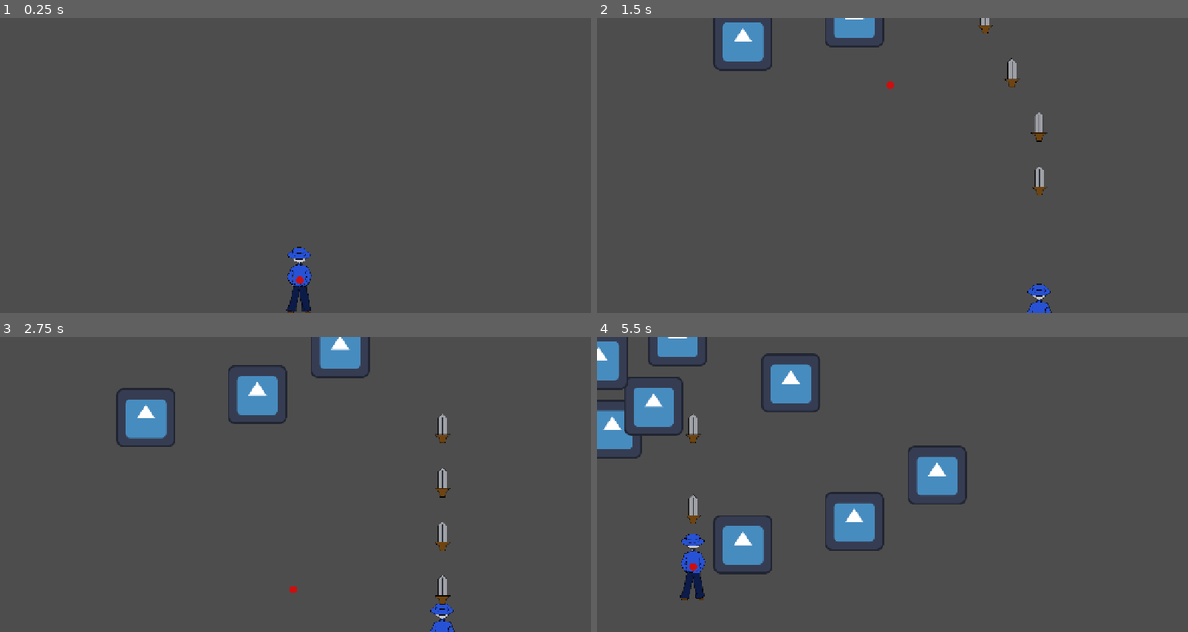
Above: before the commit, frames 1-4 (two rows, left to right).
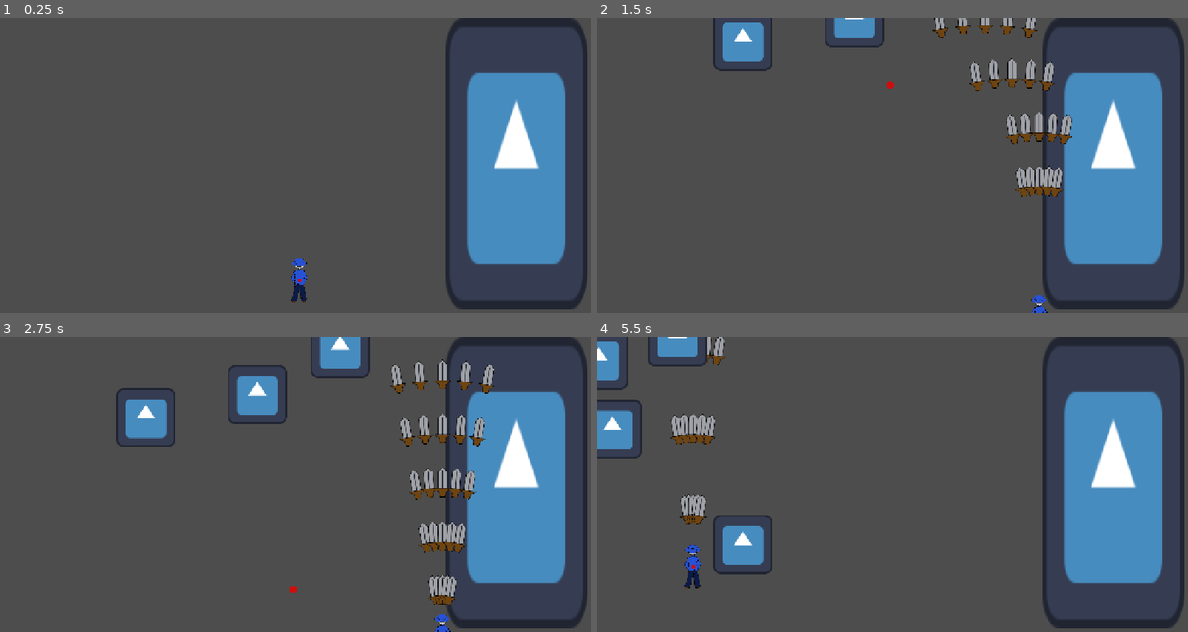
Above: after the commit, the same moments.

Repository: godzillafan69420/stupid-project-remastered
Game: Godot game, scene res://levels/stage_1_act_1.tscn
Same seed, same stepped clock (60 frames per second), same inputs: the game is played once before the commit and once after it. The engine's default icon, where the game draws it, is replaced by a stand-in: a white triangle on a blue panel in a dark square.
Inputs (mouse positions are in pixels of both pictures, inside the frame that each line leads up to):
- Up to frame 1 (0.25 s): no input
- Up to frame 2 (1.5 s): tap Enter at 0.5 s; move the mouse to (1022, 150) at 0.52 s; hold Right (right) 0.53-1.28 s; hold Z (shoot) 0.53-1.28 s; click (1022, 150) at 0.67 s; move the mouse to (774, 180) at 1.27 s; hold Down (down) from 1.28 s (still down); tap X (bomb) at 1.35 s
- Up to frame 3 (2.75 s): tap Z (shoot) at 1.55 s; move the mouse to (354, 419) at 2.02 s; release Down (down) at 2.03 s; hold Right (right) from 2.03 s (still down); hold Z (shoot) from 2.03 s (still down)
- Up to frame 4 (5.5 s): move the mouse to (862, 543) at 2.77 s; release Right (right) at 2.78 s; release Z (shoot) at 2.78 s; hold Up (up) 2.78-3.53 s; tap Alt at 2.85 s; click (862, 543) at 2.92 s; tap Z (shoot) at 3.05, 4.55 s; move the mouse to (1069, 528) at 3.52 s; hold Z (shoot) 3.53-4.28 s; hold Left (left) 3.53-5.03 s; move the mouse to (715, 440) at 4.27 s; tap X (bomb) at 4.35 s; move the mouse to (922, 484) at 5.02 s; hold Down (down) from 5.03 s (still down); hold Z (shoot) from 5.03 s (still down); click (922, 484) at 5.17 s

The runs differ from the first frame. In frame 1, 14% of the frame differs, in the area x 48-100%, y 0-100%; in frame 2, 16%; in frame 3, 16%; in frame 4, 20%, in the area x 4-100%, y 0-99%.

Commit message:
saving for now

Diff:
--- a/custom_resources/pattern_resource.gd
+++ b/custom_resources/pattern_resource.gd
@@ -1,15 +1,55 @@
+# --- BulletPattern.gd ---
+class_name BulletPattern
 extends Resource
-class_name patterns
 
-@export var name: String = "defalt"
-@export var max_time: float = 60
-@export var how_much_per_patterns_per: int = 10
+enum PatternType { RING, SPIRAL, PINWHEEL, STRAIGHT}
 
-@export var damage_required: float = 1000
+@export var name: String = "Default Pattern"
+@export var type: PatternType = PatternType.RING
+@export var bullet_scene: PackedScene
+
+@export_group("Movement Settings")
+@export var bullet_speed: float = 200.0
+@export var bullet_curve: float = 0.0
+
+@export_group("Pattern Controls")
+@export var count: int = 12
+@export var spin_rate: float = 0.05
 
 
-func _init(spell_name, time, interval, damage) -> void:
-	name = spell_name
-	max_time = time
-	how_much_per_patterns_per = interval
-	damage_required = damage
+var current_angle: float = 0.0
+
+
+func calculate_bullet_vectors(origin: Vector2, player_pos: Vector2 = Vector2.ZERO, is_aimed: bool = false) -> Array[Dictionary]:
+	var bullet_data: Array[Dictionary] = []
+
+	var base_angle = 0.0
+	if is_aimed and player_pos != Vector2.ZERO:
+		base_angle = origin.angle_to_point(player_pos)
+
+	match type:
+		PatternType.RING:
+			var angle_step = (2 * PI) / max(1, count)
+			for i in range(count):
+				var angle = base_angle + (i * angle_step)
+				var dir = Vector2(cos(angle), sin(angle))
+				bullet_data.append({"direction": dir, "speed": bullet_speed, "curve": bullet_curve})
+
+		PatternType.SPIRAL:
+			current_angle += spin_rate
+			var angle = base_angle + current_angle
+			var dir = Vector2(cos(angle), sin(angle))
+			bullet_data.append({"direction": dir, "speed": bullet_speed, "curve": bullet_curve})
+
+		PatternType.PINWHEEL:
+			current_angle += spin_rate
+			var angle_step = (2 * PI) / max(1, count)
+			for i in range(count):
+				var angle = base_angle + (i * angle_step) + current_angle
+				var dir = Vector2(cos(angle), sin(angle))
+				bullet_data.append({"direction": dir, "speed": bullet_speed, "curve": bullet_curve})
+		PatternType.STRAIGHT:
+			var angle = base_angle + PI/2
+			var dir = Vector2(cos(angle), sin(angle))
+			bullet_data.append({"direction": dir, "speed": bullet_speed, "curve": bullet_curve})
+	return bullet_data
--- a/custom_resources/player_resource.gd
+++ b/custom_resources/player_resource.gd
@@ -5,17 +5,15 @@
 @export var slowing_down_speed:int
 @export var bomb: PackedScene
 @export var bomb_cost:int
-@export var shot_type_1:PackedScene
-@export var shot_time_1: float
-@export var shot_type_2:PackedScene
-@export var shot_time_2: float
+
+@export var upgrades: Array[weapon_level_data] = []
+
+func get_current_weapon() -> weapon_level_data:
+	var idx = clamp(PlayerInv.player_power - 1, 0, upgrades.size() - 1)
+	return upgrades[idx]
 
 func _init(vspeed= 600, slowing = 200, vbomb = null, vbomb_cost = 20, shot1 = null, cooldown1 = 0.1, shot2 = null, cooldown2 = 0.1) -> void:
 	speed = vspeed
 	slowing_down_speed = slowing
 	bomb = vbomb
 	bomb_cost = vbomb_cost
-	shot_type_1 = shot1
-	shot_time_1 = cooldown1
-	shot_type_2 = shot2
-	shot_time_2 = cooldown2
--- /dev/null
+++ b/custom_resources/weapon_data.gd
@@ -0,0 +1,15 @@
+extends Resource
+class_name weapon_level_data
+
+@export_group("Visual")
+@export var bullet_scene: PackedScene
+
+
+@export_group("actual stuff")
+@export var shot_cooldown: float = 0.2
+@export var bullet_count: int = 1
+enum weapon_type {foward, spread, full_aoe}
+@export var type = weapon_type.foward
+@export var spread_angle: float = 0.0
+
+@export var forward_spread: float = 10
--- a/enemies/enemies.tscn
+++ b/enemies/enemies.tscn
@@ -3,6 +3,8 @@
 [ext_resource type="Script" uid="uid://d2t1887qpphct" path="res://scripts/enemies.gd" id="1_g5tt5"]
 [ext_resource type="Texture2D" uid="uid://7ubcx81r3ow8" path="res://icon.svg" id="1_gu34h"]
 [ext_resource type="Script" uid="uid://cn7sqiiaw515k" path="res://custom_resources/enemy_resource.gd" id="2_dle7p"]
+[ext_resource type="Script" uid="uid://bx2oyeqtok2ho" path="res://custom_resources/pattern_resource.gd" id="3_bb6ow"]
+[ext_resource type="PackedScene" uid="uid://dop0k6jsow6yq" path="res://enemies/red_balls.tscn" id="3_ue28p"]
 
 [sub_resource type="Resource" id="Resource_v8hav"]
 script = ExtResource("2_dle7p")
@@ -10,12 +12,21 @@
 Hitpoint = 50.0
 metadata/_custom_type_script = "uid://cn7sqiiaw515k"
 
+[sub_resource type="Resource" id="Resource_bb6ow"]
+script = ExtResource("3_bb6ow")
+name = "kkk"
+type = 3
+bullet_scene = ExtResource("3_ue28p")
+count = 1
+metadata/_custom_type_script = "uid://bx2oyeqtok2ho"
+
 [sub_resource type="RectangleShape2D" id="RectangleShape2D_ot6j1"]
 size = Vector2(117, 119)
 
 [node name="v_mans" type="Area2D" unique_id=1331669204]
 script = ExtResource("1_g5tt5")
 enemy_stats = SubResource("Resource_v8hav")
+active_pattern = SubResource("Resource_bb6ow")
 
 [node name="CollisionShape2D" type="CollisionShape2D" parent="." unique_id=1786119438]
 position = Vector2(-0.5, 0.5)
@@ -24,4 +35,9 @@
 [node name="Sprite2D" type="Sprite2D" parent="." unique_id=51616480]
 texture = ExtResource("1_gu34h")
 
+[node name="Shoot_interval" type="Timer" parent="." unique_id=2009250858]
+wait_time = 4.995
+autostart = true
+
 [connection signal="area_entered" from="." to="." method="_on_area_entered"]
+[connection signal="timeout" from="Shoot_interval" to="." method="_on_shoot_interval_timeout"]
--- a/enemies/red_balls.tscn
+++ b/enemies/red_balls.tscn
@@ -6,8 +6,9 @@
 
 [sub_resource type="Resource" id="Resource_i8s11"]
 script = ExtResource("2_y8pa0")
-speed = 100.0
+speed = 200.0
 damage = 10.0
+destroy_on_impact = true
 metadata/_custom_type_script = "uid://br2rh1gqxr8tl"
 
 [sub_resource type="RectangleShape2D" id="RectangleShape2D_ot6j1"]
--- a/levels/stage_1_act_1.tscn
+++ b/levels/stage_1_act_1.tscn
@@ -1,9 +1,10 @@
 [gd_scene format=3 uid="uid://dkmiayhtsr51a"]
 
-[ext_resource type="PackedScene" uid="uid://q01vfct3jjle" path="res://player_stuff/player.tscn" id="1_gxk06"]
+[ext_resource type="PackedScene" uid="uid://q01vfct3jjle" path="res://player_stuff/timmy.tscn" id="1_gxk06"]
 [ext_resource type="Script" uid="uid://dqkoaystcqlv3" path="res://levels/Main_level_hander.gd" id="1_uabdg"]
 [ext_resource type="PackedScene" uid="uid://c17n51e08d3qj" path="res://enemies/enemies.tscn" id="2_gx214"]
 [ext_resource type="PackedScene" uid="uid://ccx7seyahv755" path="res://items/bomb_item.tscn" id="4_esl6c"]
+[ext_resource type="PackedScene" uid="uid://c1elrqbltem3u" path="res://levels/ui.tscn" id="5_rqckr"]
 
 [node name="stage_1_act_1" type="Node2D" unique_id=1138670238]
 script = ExtResource("1_uabdg")
@@ -21,5 +22,7 @@
 [node name="bomb_item" parent="." unique_id=1771443674 instance=ExtResource("4_esl6c")]
 position = Vector2(635, -26)
 
+[node name="UI" parent="." unique_id=883013753 instance=ExtResource("5_rqckr")]
+
 [connection signal="timeout" from="enemy_spawn_interval" to="." method="_on_enemy_spawn_interval_timeout"]
 [connection signal="timeout" from="Boss_timer" to="." method="_on_boss_timer_timeout"]
--- /dev/null
+++ b/levels/ui.tscn
@@ -0,0 +1,16 @@
+[gd_scene format=3 uid="uid://c1elrqbltem3u"]
+
+[ext_resource type="Texture2D" uid="uid://7ubcx81r3ow8" path="res://icon.svg" id="1_ltyi1"]
+
+[node name="UI" type="Control" unique_id=883013753]
+layout_mode = 3
+anchors_preset = 0
+offset_left = 964.0
+offset_right = 1276.0
+offset_bottom = 640.0
+
+[node name="TextureRect" type="TextureRect" parent="." unique_id=1606421249]
+layout_mode = 0
+offset_right = 308.0
+offset_bottom = 633.0
+texture = ExtResource("1_ltyi1")
--- a/player_stuff/player.tscn
+++ b/player_stuff/timmy.tscn
@@ -3,27 +3,37 @@
 [ext_resource type="Script" uid="uid://tati153l58i" path="res://scripts/player.gd" id="1_fp3om"]
 [ext_resource type="Script" uid="uid://cj05r8lefthbf" path="res://custom_resources/player_resource.gd" id="2_43wku"]
 [ext_resource type="PackedScene" uid="uid://cn2m6qcabaloy" path="res://player_stuff/knife.tscn" id="3_43wku"]
+[ext_resource type="Script" uid="uid://foo2sxay73e2" path="res://custom_resources/weapon_data.gd" id="3_ajkmv"]
 [ext_resource type="Texture2D" uid="uid://c3vseffuu7jnn" path="res://art/timmy.png" id="4_43wku"]
 [ext_resource type="Texture2D" uid="uid://blekrb2bhcn2u" path="res://art/red_hitbox.png" id="5_ajkmv"]
+
+[sub_resource type="Resource" id="Resource_ajkmv"]
+script = ExtResource("3_ajkmv")
+bullet_scene = ExtResource("3_43wku")
+shot_cooldown = 0.1
+bullet_count = 5
+type = 1
+spread_angle = 5.0
+forward_spread = 25.0
+metadata/_custom_type_script = "uid://foo2sxay73e2"
 
 [sub_resource type="Resource" id="Resource_fp3om"]
 script = ExtResource("2_43wku")
 speed = 500
 slowing_down_speed = 100
-shot_type_1 = ExtResource("3_43wku")
-shot_time_1 = 0.1
+upgrades = Array[ExtResource("3_ajkmv")]([SubResource("Resource_ajkmv")])
 metadata/_custom_type_script = "uid://cj05r8lefthbf"
 
 [sub_resource type="CircleShape2D" id="CircleShape2D_ot6j1"]
-radius = 8.0
+radius = 4.0
 
-[node name="Timmy" type="Node2D" unique_id=1445521221]
+[node name="player" type="Node2D" unique_id=1445521221]
 script = ExtResource("1_fp3om")
 player_stats = SubResource("Resource_fp3om")
 
 [node name="player_sprite" type="Sprite2D" parent="." unique_id=846489101]
 position = Vector2(-1, 0)
-scale = Vector2(0.75, 0.75)
+scale = Vector2(0.5, 0.5)
 texture = ExtResource("4_43wku")
 
 [node name="Area2D" type="Area2D" parent="." unique_id=1606721880]
@@ -36,6 +46,8 @@
 [node name="shoot interval" type="Timer" parent="." unique_id=1267233232 groups=["player_bullet"]]
 
 [node name="hit_box_viewer" type="Sprite2D" parent="." unique_id=1662443955]
+position = Vector2(0, 8.940697e-08)
+scale = Vector2(0.5, 0.5)
 texture = ExtResource("5_ajkmv")
 
 [connection signal="area_entered" from="Area2D" to="." method="_on_area_2d_area_entered"]
--- a/scripts/bullet.gd
+++ b/scripts/bullet.gd
@@ -1,10 +1,21 @@
 extends Area2D
+
 
 @export var bullet_stats: bullet
 
+var direction: Vector2
+var curve: float = 0.0
 
-var direction: Vector2
+func _ready() -> void:
+
+	rotation = Vector2.UP.angle_to(direction)
+
 func _process(delta: float) -> void:
-	position += direction.normalized() * bullet_stats.speed * delta
-	if position.y < -10 or position.y >  700 or position.x < -10 or position.x >  1300:
+	if curve != 0.0:
+		direction = direction.rotated(curve * delta)
+		rotation = Vector2.UP.angle_to(direction)
+
+	global_position += direction * bullet_stats.speed * delta
+
+	if global_position.y < -10 or global_position.y > 700 or global_position.x < -10 or global_position.x > 1300:
 		queue_free()
--- a/scripts/enemies.gd
+++ b/scripts/enemies.gd
@@ -1,10 +1,16 @@
 extends Area2D
 
 @export var enemy_stats: enemy
+@export var drops: Array[item_resource]
+@export var active_pattern: BulletPattern
+
+@export var aimed_at_player: bool = false
 var enemy_HP: float
+var playable_player
 
 func _ready() -> void:
 	enemy_HP = enemy_stats.Hitpoint
+	playable_player = get_parent().get_node_or_null("player")
 
 func _process(delta: float) -> void:
 
@@ -20,3 +26,28 @@
 		enemy_HP -= area.bullet_stats.damage
 		if area.bullet_stats.destroy_on_impact:
 			area.queue_free()
+
+
+
+
+func _on_shoot_interval_timeout() -> void:
+	if not active_pattern or not active_pattern.bullet_scene:
+		return
+
+	var player_pos = playable_player.global_position if playable_player else Vector2.ZERO
+
+	# Ask the Resource file to do the math heavy lifting
+	var spawns = active_pattern.calculate_bullet_vectors(global_position, player_pos, aimed_at_player)
+
+	# Physically spawn the calculated outputs
+	for data in spawns:
+		var bullet = active_pattern.bullet_scene.instantiate()
+		bullet.global_position = global_position
+		bullet.direction = data["direction"]
+		bullet.add_to_group("enemy_bullet")
+
+		# Optional: pass down curving properties to your bullet scene
+		if "curve" in bullet:
+			bullet.curve = data["curve"]
+
+		get_parent().add_child(bullet)
--- a/scripts/player.gd
+++ b/scripts/player.gd
@@ -1,4 +1,5 @@
 extends Node2D
+class_name playable_player
 
 @export var player_stats: player
 
@@ -29,17 +30,50 @@
 		position.y = 0
 	position += Vector2(directionX, directionY).normalized() * current_speed *delta
 	if Input.is_action_pressed("shoot") and can_shoot:
-		_shoot()
-		shot_interval.start(player_stats.shot_time_1)
+		var weapon: weapon_level_data = player_stats.get_current_weapon()
+
+		_shoot(weapon)
+
+		shot_interval.start(weapon.shot_cooldown)
+
+func _shoot(weapon: weapon_level_data) -> void:
 
 
-func _shoot():
-	var new_bullet = player_stats.shot_type_1.instantiate()
-	new_bullet.global_position = global_position
-	new_bullet.direction = Vector2.UP
-	new_bullet.add_to_group("player_bullet")
-	get_parent().add_child(new_bullet)
+	if weapon.type == weapon.weapon_type.foward:
+		var starting_position = global_position-Vector2(((weapon.bullet_count-1)*weapon.forward_spread)/2, 0)
+		for i in range(weapon.bullet_count):
+			var new_bullet = weapon.bullet_scene.instantiate()
+			new_bullet.global_position = starting_position + Vector2(i *weapon.forward_spread, -64)
+			new_bullet.direction = Vector2.UP
+			new_bullet.add_to_group("player_bullet")
+			get_parent().add_child(new_bullet)
+	if weapon.type == weapon.weapon_type.spread:
+		var starting_rotation = ((weapon.bullet_count-1) * weapon.spread_angle)/2
+		for i in range(weapon.bullet_count):
+
+			var new_bullet = weapon.bullet_scene.instantiate()
+			new_bullet.global_position = global_position
+
+			var angle = -starting_rotation+(i*weapon.spread_angle)
+			new_bullet.direction = Vector2.UP.rotated(deg_to_rad(angle))
+
+
+			new_bullet.add_to_group("player_bullet")
+			get_parent().add_child(new_bullet)
+	if weapon.type == weapon.weapon_type.full_aoe:
+		var angle = 360/weapon.bullet_count
+		for i in range(weapon.bullet_count):
+			var new_bullet = weapon.bullet_scene.instantiate()
+			new_bullet.global_position = global_position
+
+
+			new_bullet.direction = Vector2.UP.rotated((deg_to_rad(angle*i)))
+
+
+			new_bullet.add_to_group("player_bullet")
+			get_parent().add_child(new_bullet)
 	can_shoot = false
+
 
 
 func _on_shoot_interval_timeout() -> void:
Not shown, added: custom_resources/weapon_data.gd.uid
